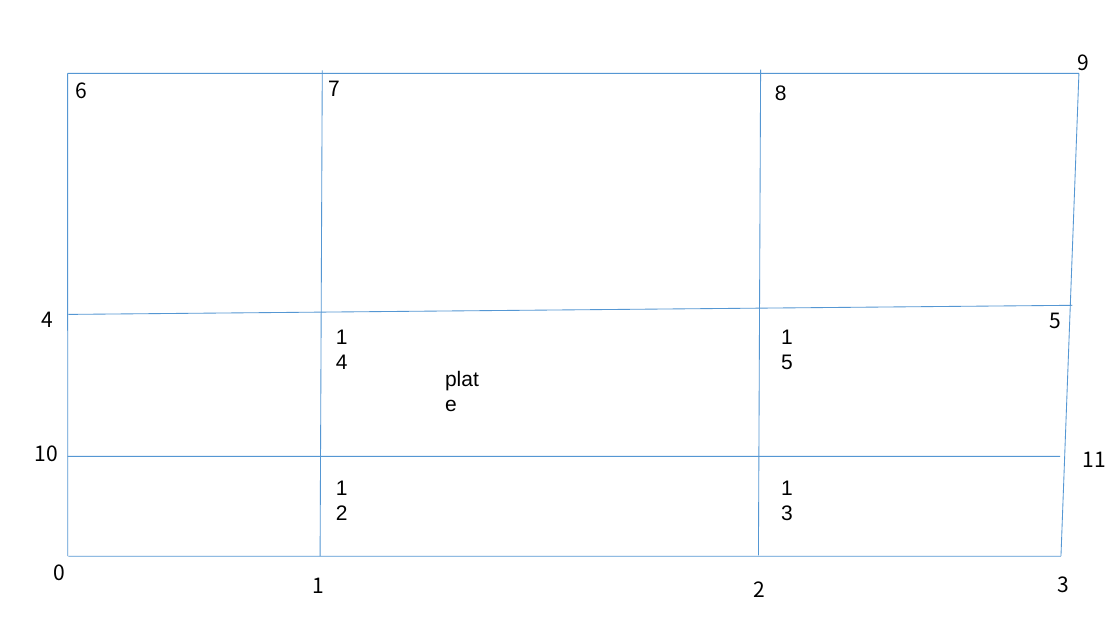
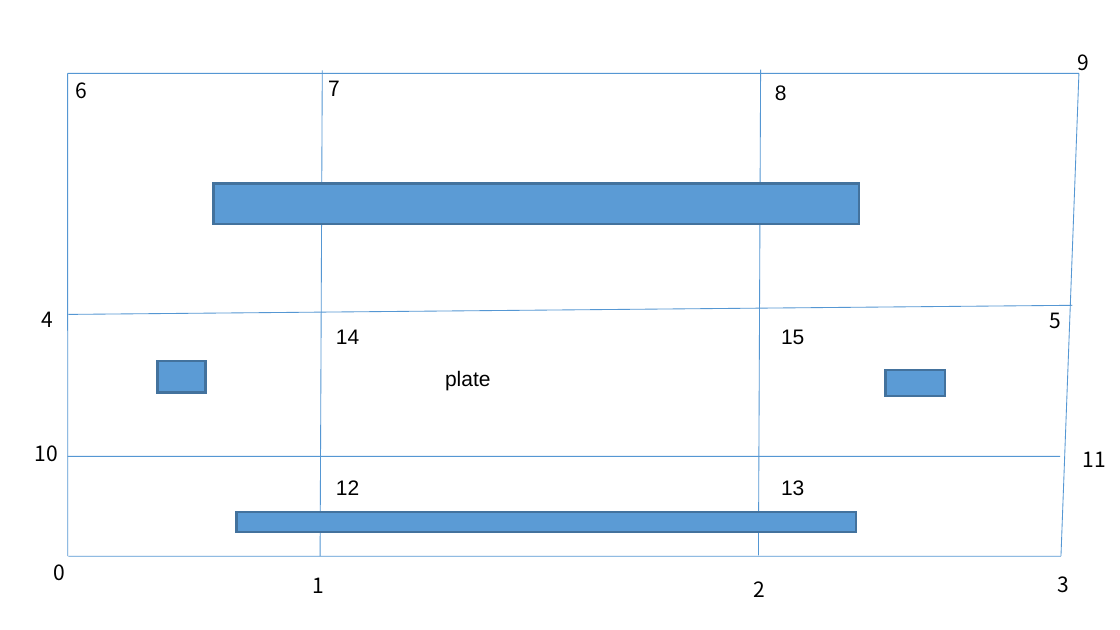
Before and after one commit to gaoak/Mesh2D, a slide deck: slide 1 of meshdivision.pptx. Drawn at 1120x630 pixels with LibreOffice and Linux fonts; fonts in the diff are those of the drawing. Boxes give left, top, right and bottom in pixels: in the first picture for what was removed or moved away, otherwise in the second. Text is boxed around its words. In the diff, an @@ line names an element or a change of style, - is before the commit and + after.

Commit message:
update pptx

```diff
--- a/meshdivision.pptx
+++ b/meshdivision.pptx
@@ rectangle added at (x1=213, y1=183, x2=859, y2=223), fill #5B9BD5, outline #43739E 2 pt @@
@@ text "14" rewrapped from (x1=328, y1=319, x2=367, y2=351) to (x1=336, y1=329, x2=359, y2=344) @@
@@ text "15" rewrapped from (x1=773, y1=319, x2=812, y2=351) to (x1=781, y1=329, x2=804, y2=345) @@
@@ rectangle added at (x1=157, y1=361, x2=205, y2=392), fill #5B9BD5, outline #43739E 2 pt @@
@@ text "plate" rewrapped from (x1=437, y1=361, x2=499, y2=393) to (x1=445, y1=370, x2=491, y2=390) @@
@@ rectangle added at (x1=886, y1=371, x2=945, y2=396), fill #5B9BD5, outline #43739E 2 pt @@
@@ text "12" rewrapped from (x1=328, y1=471, x2=367, y2=502) to (x1=336, y1=480, x2=359, y2=495) @@
@@ text "13" rewrapped from (x1=773, y1=471, x2=812, y2=502) to (x1=781, y1=480, x2=804, y2=496) @@
@@ rectangle added at (x1=236, y1=513, x2=855, y2=532), fill #5B9BD5, outline #43739E 2 pt @@
```
